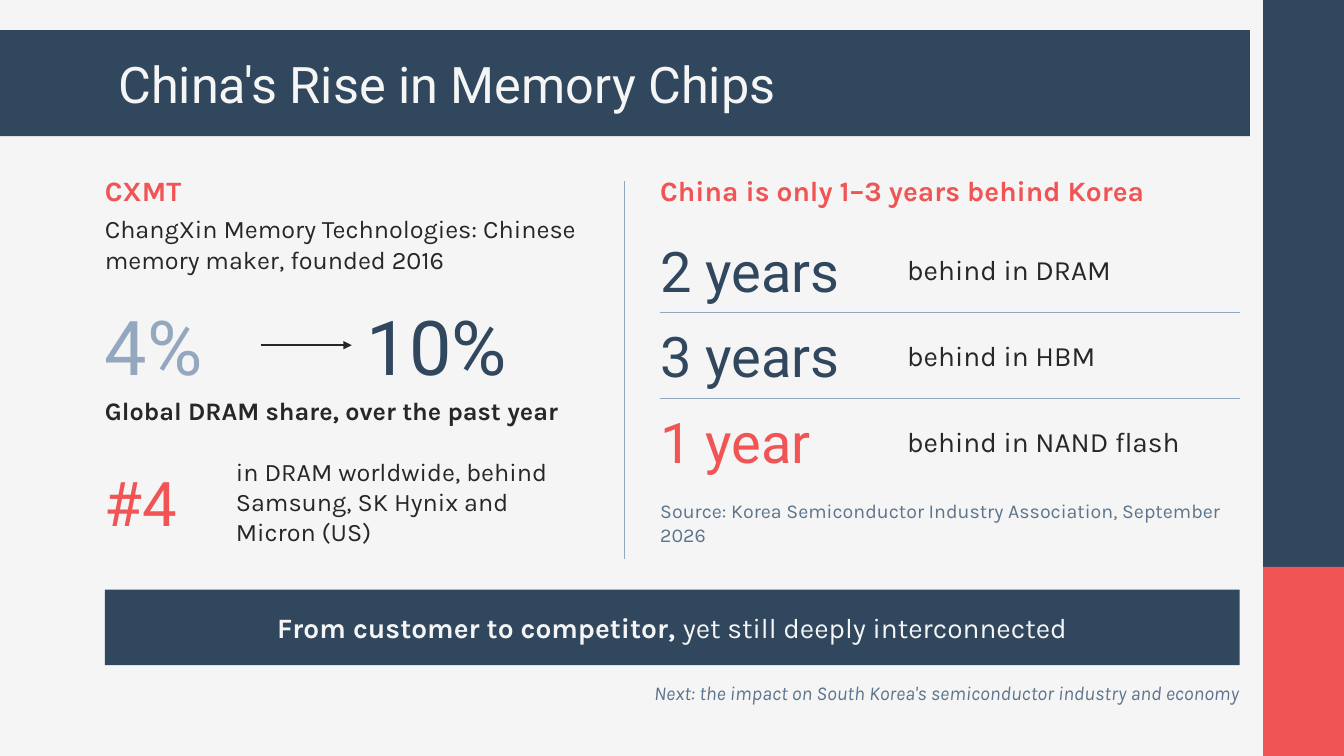
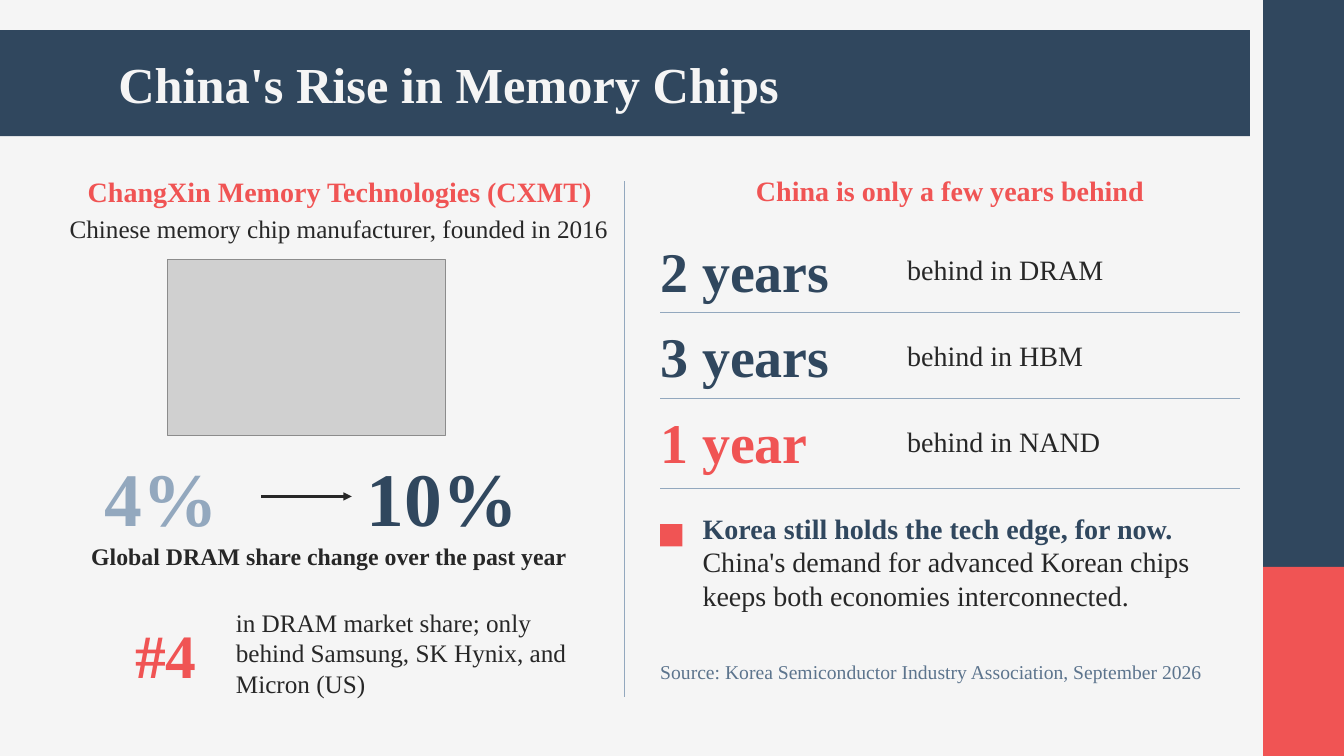
Before and after one commit to andyandrewc21-cyber/owner-repo, a slide deck: slide 5 of korea-china-trade.pptx. Drawn at 1344x756 pixels with LibreOffice and Linux fonts; fonts in the diff are those of the drawing; grey boxes stand for pictures. Boxes give left, top, right and bottom in pixels: in the first picture for what was removed or moved away, otherwise in the second. Text is boxed around its words. In the diff, an @@ line names an element or a change of style, - is before the commit and + after.

```diff
--- a/korea-china-trade.pptx
+++ b/korea-china-trade.pptx
@@ text at [88, 182, 591, 208]: text changed; font Karla to Times New Roman @@
-CXMT
+ChangXin Memory Technologies (CXMT)
@@ line moved from (625, 181) - (625, 560) to (625, 181) - (625, 697) @@
@@ text at [756, 181, 1144, 206]: text changed; font Karla to Times New Roman @@
-China is only 1–3 years behind Korea
+China is only a few years behind
@@ text at [70, 220, 607, 244]: text changed; font Karla to Times New Roman @@
-ChangXin Memory Technologies: Chinese memory maker, founded 2016
+Chinese memory chip manufacturer, founded in 2016
@@ picture added at [167, 259, 445, 435] @@
@@ font Roboto to Times New Roman, bold on in 5 elements at [118, 68, 779, 113], [660, 255, 829, 302], [660, 340, 829, 388], [660, 426, 808, 474], [367, 475, 518, 527] @@
@@ text "10%": place and size @@
-text "10%" at [367, 320, 507, 376]
+text "10%" at [367, 475, 518, 527]
@@ text at [907, 432, 1100, 453]: text changed; font Karla to Times New Roman @@
-behind in NAND flash
+behind in NAND
@@ text at [105, 476, 218, 527]: text changed; size 44 to 54 pt; font Roboto to Times New Roman; text colour #F05454 to #93A8BE; bold on @@
-#4
+4%
@@ arrow moved from (261, 345) - (352, 345) to (261, 496) - (352, 496) @@
@@ line added from (660, 489) to (1240, 489), #93A8BE 0.75 pt @@
@@ rectangle added at [660, 524, 683, 546], fill #F05454 @@
@@ text added at [703, 519, 1189, 611], 20 pt, text #272727 @@
+Korea still holds the tech edge, for now. China's demand for advanced Korean chips keeps both economies interconnected.
@@ text at [91, 548, 566, 570]: text changed; size 18 to 17 pt; font Karla to Times New Roman @@
-Global DRAM share, over the past year
+Global DRAM share change over the past year
@@ rectangle removed at [105, 590, 1240, 665] @@
-From customer to competitor, yet still deeply interconnected
@@ text at [236, 614, 566, 698]: text changed; font Karla to Times New Roman @@
-in DRAM worldwide, behind Samsung, SK Hynix and Micron (US)
+in DRAM market share; only behind Samsung, SK Hynix, and Micron (US)
@@ text at [135, 637, 197, 678]: text changed; size 54 to 44 pt; font Roboto to Times New Roman; text colour #93A8BE to #F05454; bold on @@
-4%
+#4
@@ text removed at [654, 686, 1239, 705] @@
-Next: the impact on South Korea's semiconductor industry and economy
@@ font Karla to Times New Roman in 3 elements at [907, 260, 1103, 281], [907, 346, 1083, 367], [660, 665, 1201, 683] @@
@@ text "Source: Korea Semiconductor Industry Association, ...": place and size @@
-text "Source: Korea Semiconductor Industry Association, ..." at [660, 504, 1220, 542]
+text "Source: Korea Semiconductor Industry Association, ..." at [660, 665, 1201, 683]
```
Also in this commit, not shown: 4 other slides changed.
